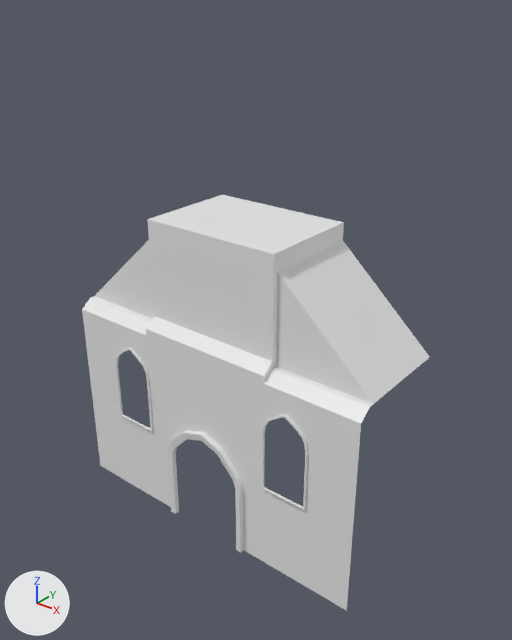
The OBJ model models/fachada.obj, before and after one commit.
Both versions are drawn from a camera (50 mm lens) standing at (76.8, -114.8, 100.4) and looking at (2.1, -21.4, 42.5). The axes (+X, +Y, +Z) are drawn at lower left. The lights are the same throughout. Materials are left out; every surface is plain grey. Where no turn or scale is listed for an object, it has been applied to the vertices.

Objects in the first picture: 'fachada_Cube_Cube.001'.
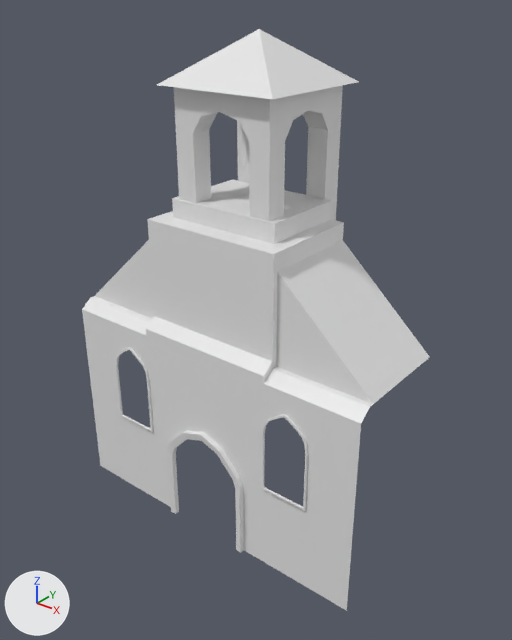
The change, as a diff of the scene's bpy script:
```diff
--- a/models/fachada.obj.py
+++ b/models/fachada.obj.py
@@ me_fachada_cube_cube_001 @@
 # used by ob_fachada_cube_cube_001; location = (0.0, 0.0, 0.0)
-me_fachada_cube_cube_001.from_pydata(...)  # 329 vertices, 278 faces; spans x -32.9..32.9, y -35.4..-11.8, z 0.0..61.6
+me_fachada_cube_cube_001.from_pydata(...)  # 347 vertices, 310 faces; spans x -32.9..32.9, y -35.4..-11.7, z 0.0..65.0
+# me_fachada_cube_cube_001 part 1
+# 5 vertices are removed from x -9.4..9.4, y -11.8, z 61.6
+# 6 faces are deleted
+# 8 vertices are added at x -11.4..11.4, y -28.3..-11.7, z 61.6..65.0
+# 5 new vertices lie (0.0, 2.7, 0.0) away from vertices in x -9.4..9.4, y -31.0, z 61.6
+# 5 new vertices lie (0.0, 0.0, 3.4) away from vertices in x -9.4..9.4, y -28.3, z 61.6
+# 5 new vertices lie (0.0, 16.6, 0.0) away from vertices in x -9.4..9.4, y -28.3, z 65.0
+# 22 new faces join them
@@ me_torre_cube_004 @@
+me_torre_cube_004.from_pydata(...)  # 96 vertices, 112 faces; spans x -10.0..10.0, y -28.0..-7.9, z 59.7..85.0
@@ me_tejado_cone @@
+me_tejado_cone.from_pydata(...)  # 5 vertices, 5 faces; spans x -12.0..12.0, y -30.0..-6.0, z 84.3..92.7
@@ ob_torre_cube_004 @@
+ob_torre_cube_004 = bpy.data.objects.new('torre_Cube.004', me_torre_cube_004)
+ob_torre_cube_004.location = (0.0, 0.0, 0.0)
@@ ob_tejado_cone @@
+ob_tejado_cone = bpy.data.objects.new('tejado_Cone', me_tejado_cone)
+ob_tejado_cone.location = (0.0, 0.0, 0.0)
```

Where the change shows, as pixel boxes (x1, y1, x2, y2) in the pictures (512 x 640 px):
'fachada_Cube_Cube.001', reshaped
    before: (82, 195, 429, 611)
    after: (82, 180, 429, 611)
'torre_Cube.004', added
    after: (174, 85, 343, 221)
'tejado_Cone', added
    after: (157, 29, 359, 99)
part 1 of me_fachada_cube_cube_001, built on
    before: (153, 195, 344, 252)
    after: (153, 180, 344, 252)
